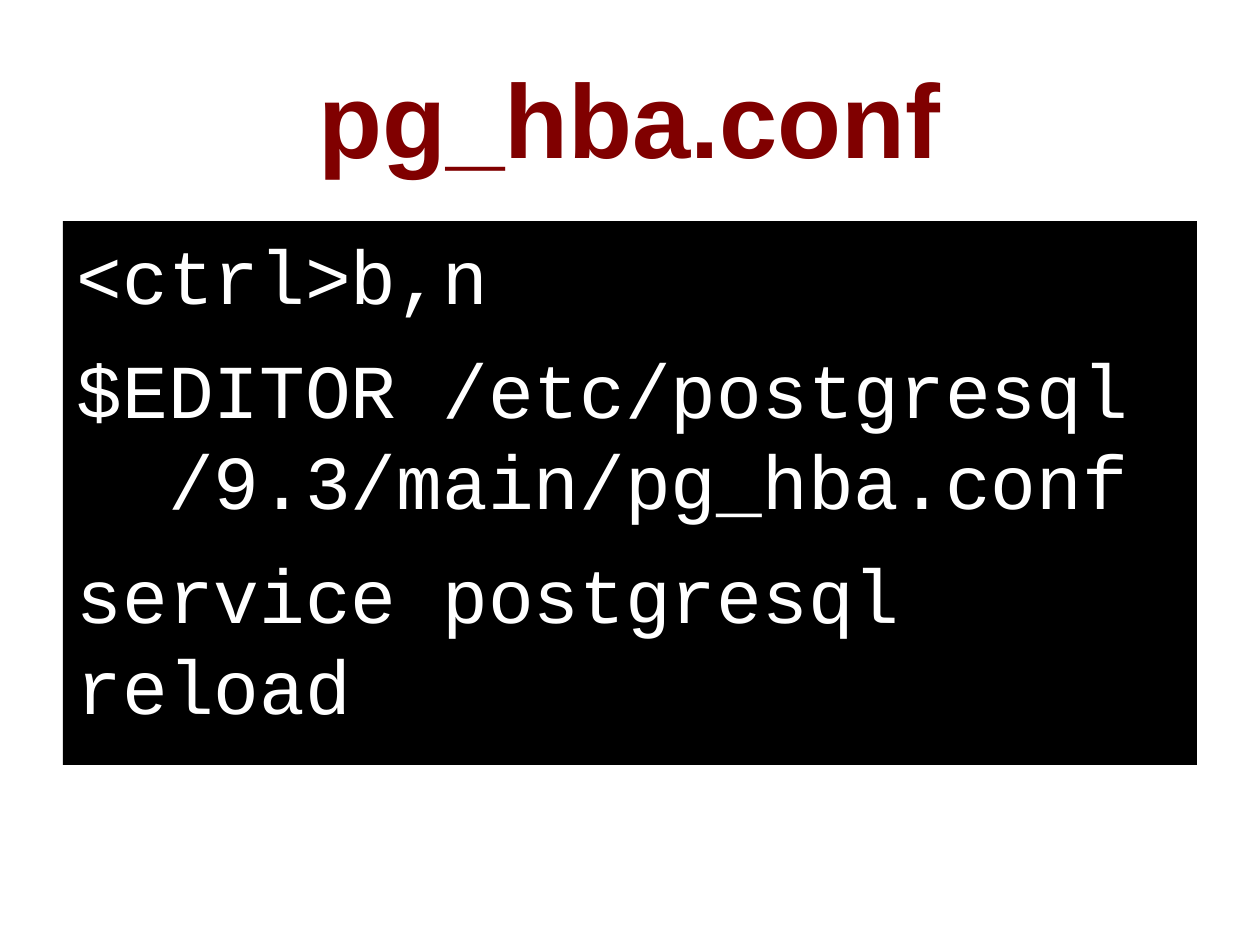
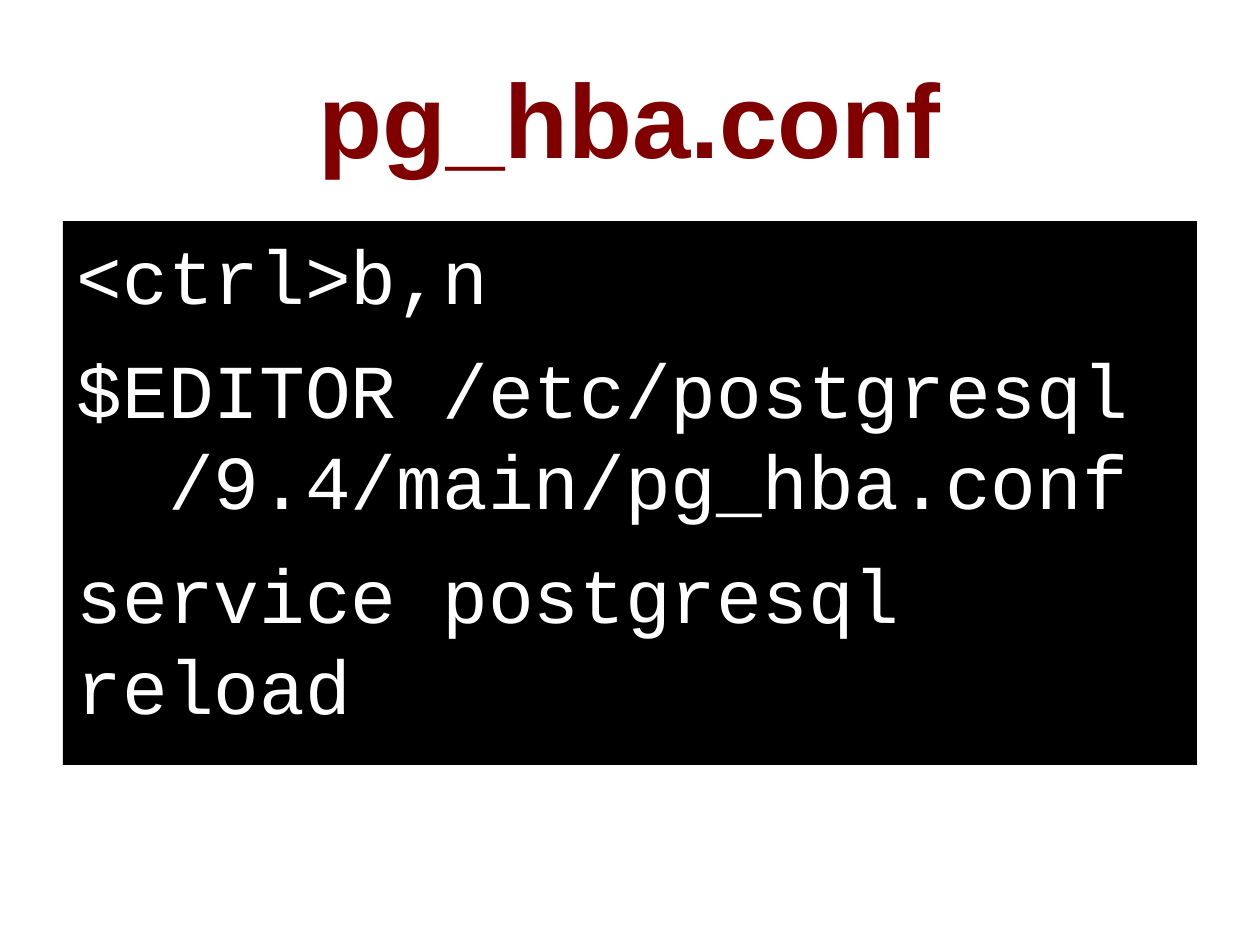
Before and after one commit to pgexperts/accidentalDBA, a slide deck: slide 81 of tutorial/accidental_dba.odp (slide 82 before the commit). Drawn at 1260x945 pixels with LibreOffice and Linux fonts; fonts in the diff are those of the drawing. Boxes give left, top, right and bottom in pixels: in the first picture for what was removed or moved away, otherwise in the second. Text is boxed around its words. In the diff, an @@ line names an element or a change of style, - is before the commit and + after.

```diff
--- a/tutorial/accidental_dba.odp
+++ b/tutorial/accidental_dba.odp
@@ text at box(77, 363, 1128, 525): text changed @@
-$EDITOR /etc/postgresql
-/9.3/main/pg_hba.conf
+$EDITOR /etc/postgresql
+/9.4/main/pg_hba.conf
```
Also in this commit, not shown: 24 other slides changed, 3 slides added, 7 slides removed, 21 other files.
